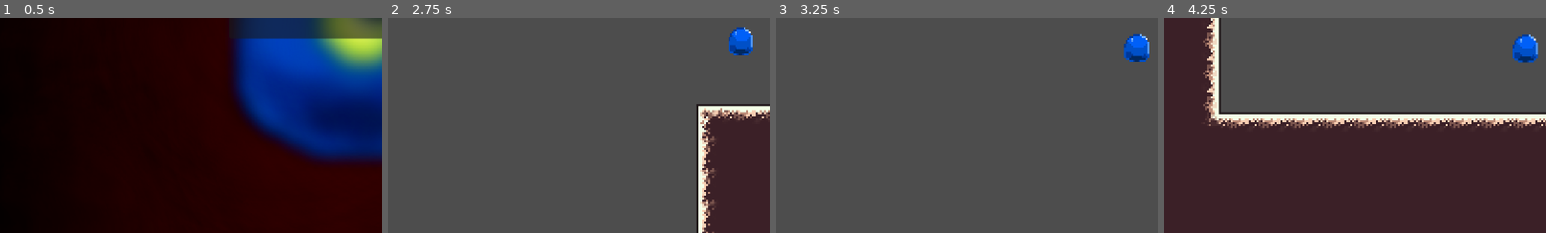
Above: before the commit, frames 1-4 (left to right).
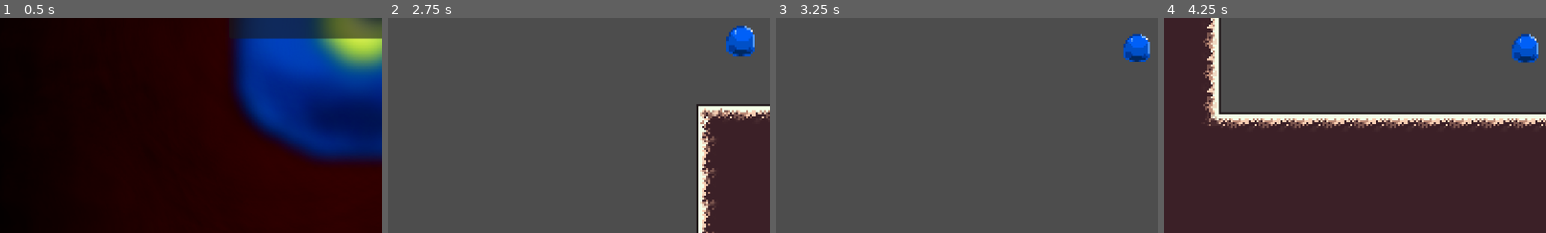
Above: after the commit, the same moments.

Repository: 2026-Hackathon/UnderYourSkin
Game: Godot game, scene res://Scenes/tempmenu.tscn
The game is run twice, just before and just after one commit, with the same random seed, the same clock (stepped at 60 frames per second) and the same inputs.
Inputs (mouse positions are % of the whole screen's width and height, from its top left):
- Up to frame 1 (0.5 s): no input
- Up to frame 2 (2.75 s): click "Play" at 0.5 s; move the mouse to (72, 45) at 1.27 s; click (72, 45) at 1.42 s; tap Enter at 2 s; drag from (30, 55) to (45, 70) at 2.02 s
- Up to frame 3 (3.25 s): move the mouse to (60, 28) at 2.77 s; click (60, 28) at 2.92 s
- Up to frame 4 (4.25 s): drag from (45, 70) to (20, 35) at 3.52 s
The pictures show only the part of the screen within x 3-53%, y 44-94%; the shares and areas given below are measured in that part.

Frame 1 is identical in both runs. In frame 2, 0.4% of the frame differs, in the area x 88-96%, y 3-18%; in frame 3, less than 0.1%; in frame 4, 0.1%.

Commit message:
Fairly good player x-y squash and stretch

Diff:
--- a/under-your-skin/Scenes/TempScene.tscn
+++ b/under-your-skin/Scenes/TempScene.tscn
@@ -269,7 +269,7 @@
 platform_wall_layers = 1
 script = ExtResource("1_wjk0x")
 max_drag_distance = 101.0
-max_deform_scale = Vector2(0.95, 1)
+max_deform_scale = Vector2(0.98, 0.98)
 
 [node name="Camera2D" type="Camera2D" parent="PlayerCharacter" unique_id=1157114998]
 zoom = Vector2(3, 3)
--- a/under-your-skin/Scripts/player_character.gd
+++ b/under-your-skin/Scripts/player_character.gd
@@ -114,10 +114,15 @@
 	#Godot Built in Lerper, Applies Velocity
 	move_and_slide()
 
-	# Update current state AFTER moving
+
+
+	#Squashes Based on Velocity
 	was_on_floor = is_on_floor()
 	if not animation_player.is_playing():
-		sprite.scale = lerp(original_scale, original_scale*max_deform_scale, velocity.length() / max_speed)
+		sprite.scale.y = lerp(original_scale.y , max_deform_scale.y , delta * velocity.x)
+		sprite.scale.x = lerp(original_scale.x , max_deform_scale.x , delta * velocity.y)
+
+	# Animation Player
 	if not was_on_floor_prev and was_on_floor and pre_move_velocity.y > 50.0:
 		animation_player.speed_scale = clamp(500 /pre_move_velocity.length(), 0,10)
 		animation_player.play("hit_floor")
